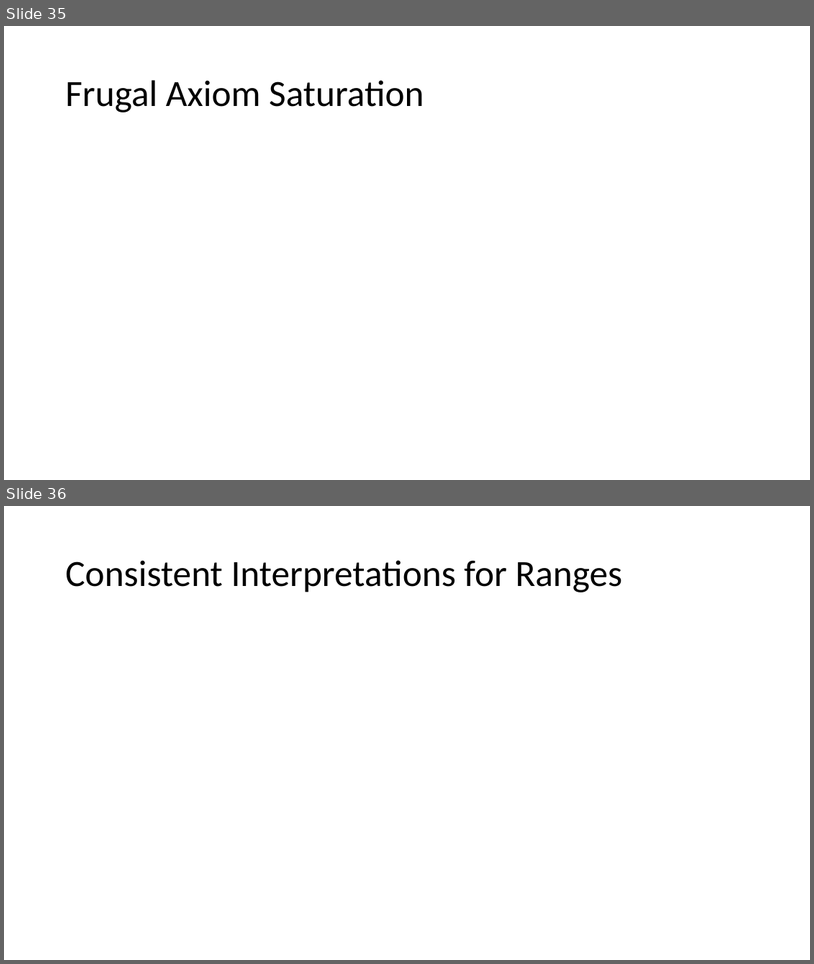
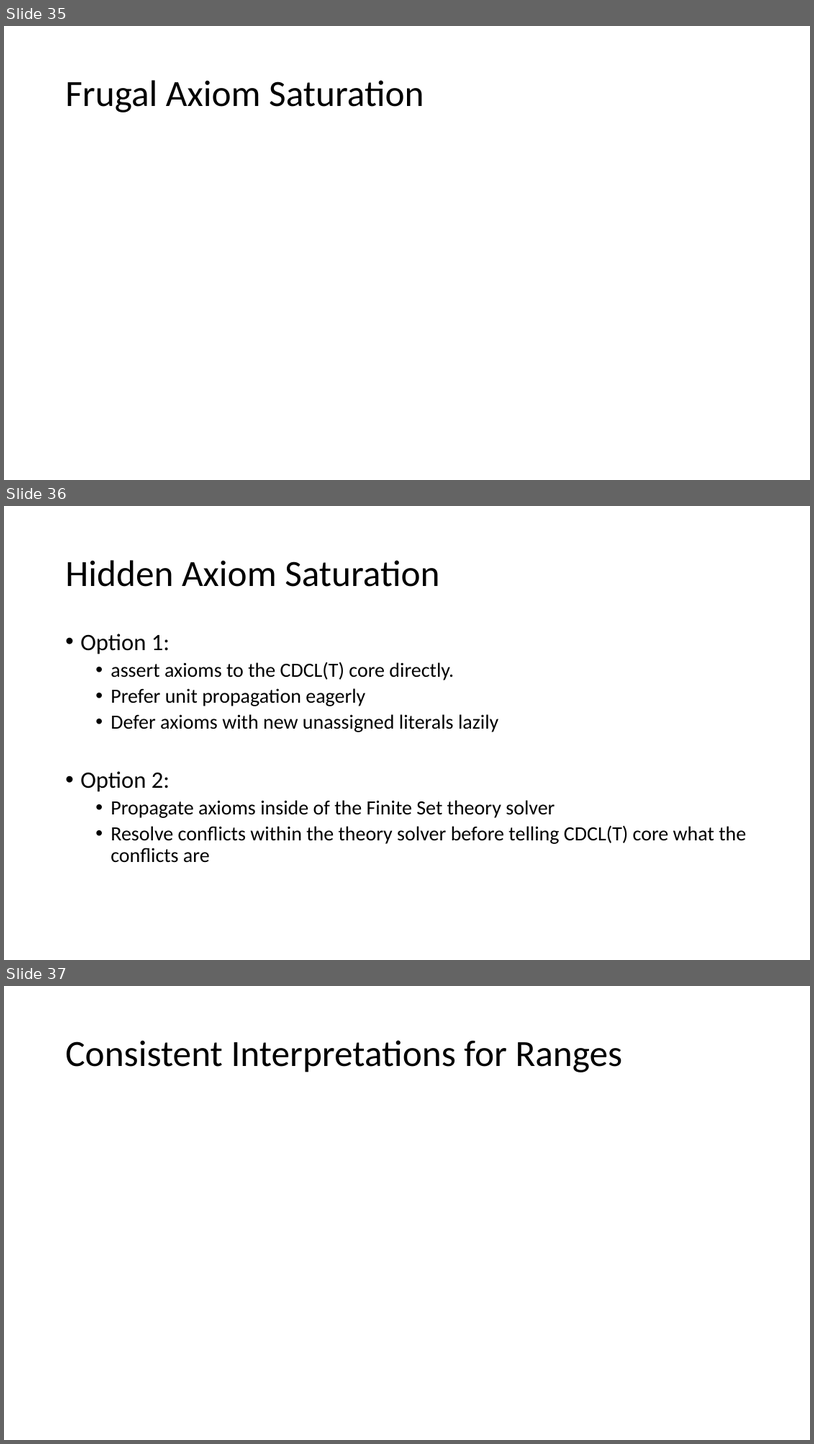
Before and after one commit to Z3Prover/z3prover.github.io, a slide deck: slides/guest-lectures-wien-2025/lecture3-theories.pptx. Shown one above the other, each under a label of ours: slides 35 and 36 before the commit, slides 35, 36 and 37 after it. The pictures are 814x964 and 814x1444 pixels, drawn with LibreOffice and Linux fonts; fonts in the diff are those of the drawing; grey boxes stand for pictures. Boxes give left, top, right and bottom in pixels: in the first picture for what was removed or moved away, otherwise in the second. Text is boxed around its words. In the diff, an @@ line names an element or a change of style, - is before the commit and + after.

Commit message:
updated lectures

```diff
--- a/slides/guest-lectures-wien-2025/lecture3-theories.pptx
+++ b/slides/guest-lectures-wien-2025/lecture3-theories.pptx
@@ slide 36 added at [4,506,810,960], background #FFFFFF @@
@@ title added at [65,560,440,587], 44 pt, text #000000 @@
+Hidden Axiom Saturation
@@ text added at [80,633,746,862], 24 pt, text #000000 @@
+• Option 1:
+  • assert axioms to the CDCL(T) core directly.
+  • Prefer unit propagation eagerly
+  • Defer axioms with new unassigned literals lazily
+• Option 2:
+  • Propagate axioms inside of the Finite Set theory solver
+  • Resolve conflicts within the theory solver before telling CDCL(T) core what the conflicts are
@@ what was slide 36 is now slide 37 @@
```
Also in this commit, not shown: 1 other file.
